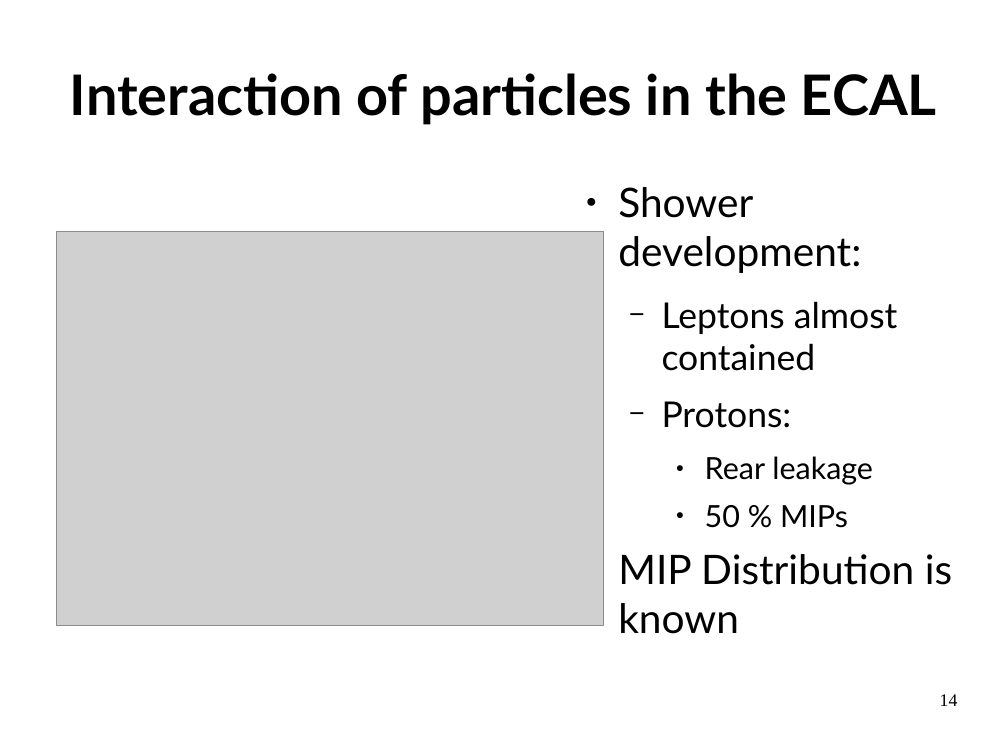
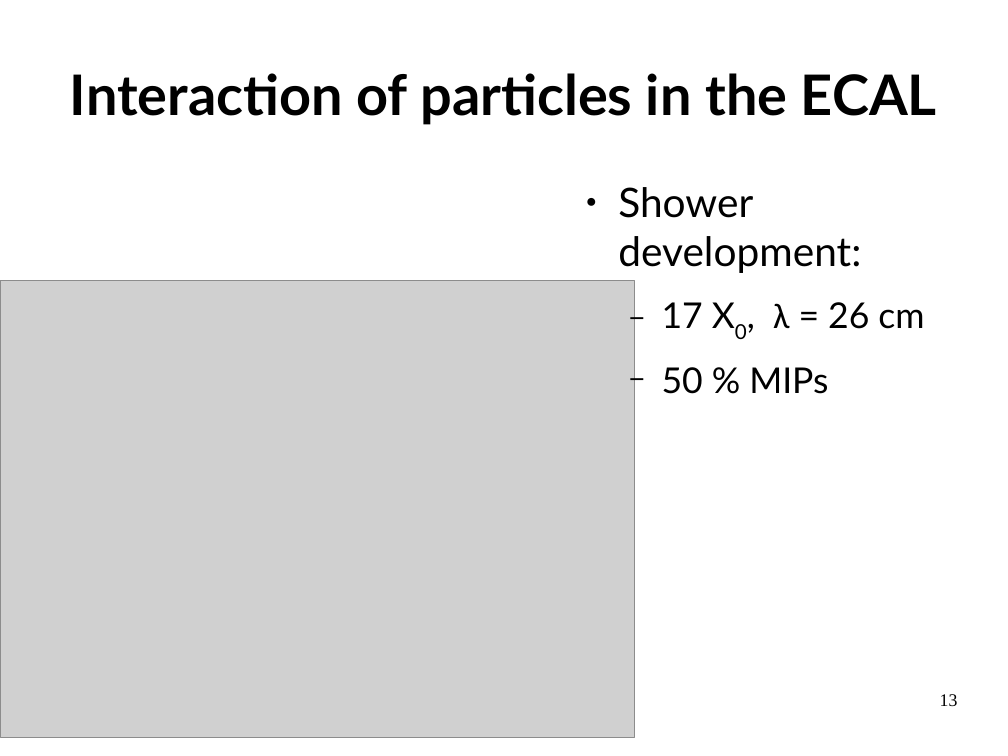
Before and after one commit to LBasara/LBasara.github.io, a slide deck: slide 13 of Defense.odp (slide 14 before the commit). Drawn at 1008x756 pixels with LibreOffice and Linux fonts; fonts in the diff are those of the drawing; grey boxes stand for pictures. Boxes give left, top, right and bottom in pixels: in the first picture for what was removed or moved away, otherwise in the second. Text is boxed around its words. In the diff, an @@ line names an element or a change of style, - is before the commit and + after.

```diff
--- a/Defense.odp
+++ b/Defense.odp
@@ picture: place and size @@
-picture at bbox=[57, 231, 605, 627]
+picture at bbox=[0, 280, 635, 737]
@@ text at bbox=[662, 302, 924, 329]: text changed @@
-  − Leptons almost contained
-  − Protons:
-    ● Rear leakage
+  − 17 X0, λ = 26 cm
@@ text at bbox=[662, 367, 828, 394]: size 24 to 28 pt in "50 % MIPs"; bullet ● to −; list level 3 to 2 in "50 % MIPs" @@
@@ text at bbox=[618, 554, 952, 634]: paragraph removed @@
-● MIP Distribution is known
@@ page number at bbox=[940, 694, 958, 706]: text changed @@
-14
+13
```
Also in this commit, not shown: 14 other slides changed, 4 slides added, 4 slides removed, 43 other files.
